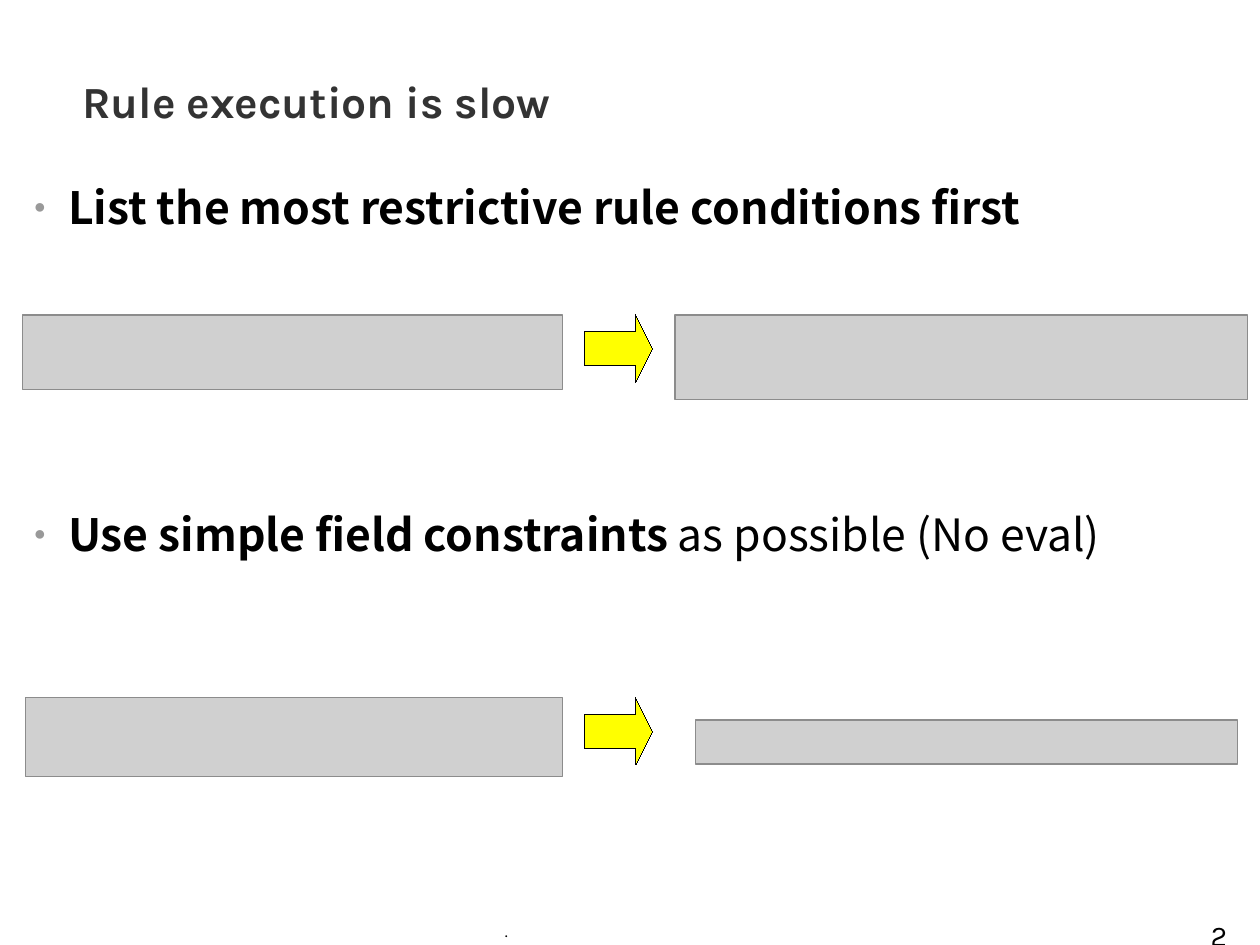
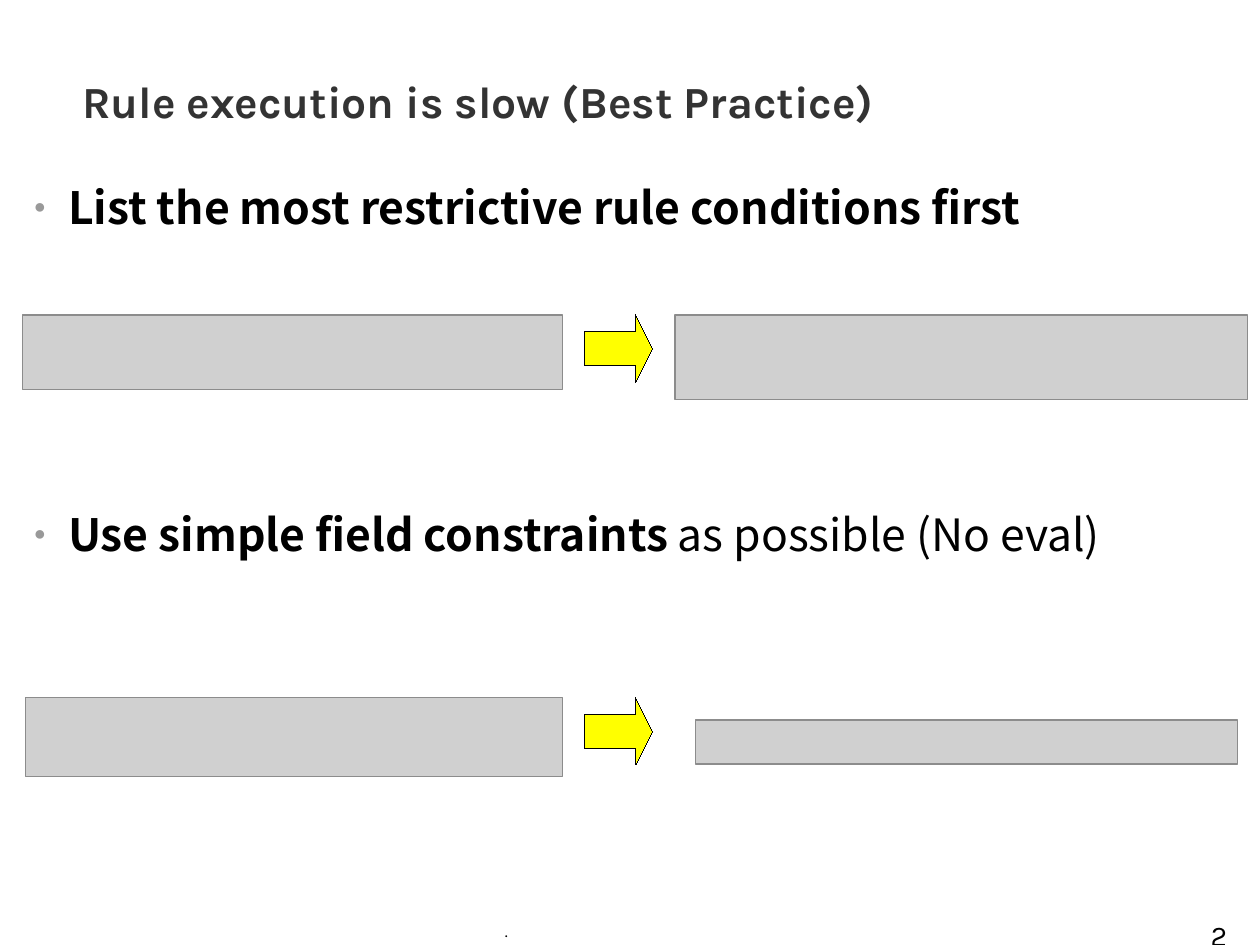
Before and after one commit to tkobayas/kie-live, a slide deck: slide 21 of 2021_Drools_trouble_shooting.odp. Drawn at 1260x945 pixels with LibreOffice and Linux fonts; fonts in the diff are those of the drawing; grey boxes stand for pictures; background and template pictures are left out. Boxes give left, top, right and bottom in pixels: in the first picture for what was removed or moved away, otherwise in the second. Text is boxed around its words. In the diff, an @@ line names an element or a change of style, - is before the commit and + after.

```diff
--- a/2021_Drools_trouble_shooting.odp
+++ b/2021_Drools_trouble_shooting.odp
@@ title at bbox=[82, 84, 873, 123]: text changed @@
-Rule execution is slow
+Rule execution is slow (Best Practice)
```
Also in this commit, not shown: 3 other slides changed.
